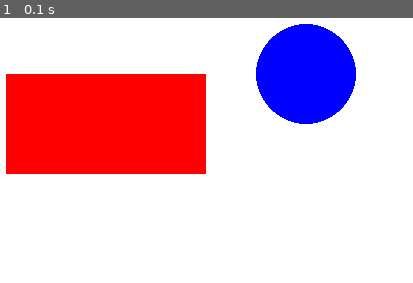
Above: before the commit, frame 1.
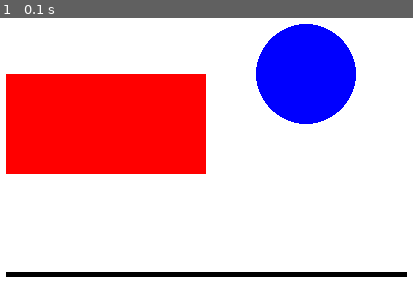
Above: after the commit, the same moment.

Repository: rootvikk/pygame-devkit
Game: pygame game, started from draw.py
Same seed, same stepped clock (60 frames per second), same inputs: the game is played once before the commit and once after it.
Inputs:
- Up to frame 1 (0.1 s): no input

The runs differ from the first frame. In frame 1, 1.8% of the frame differs, in the area x 1-99%, y 95-98%.

Commit message:
added more shapes

Diff:
--- a/draw.py
+++ b/draw.py
@@ -16,10 +16,15 @@
     screen.fill("WHITE")
 
     # -- Basic Shapes --
-    pygame.draw.rect(screen, ("RED"), (100, 100, 200, 100))
+    pygame.draw.rect(screen, "RED", (100, 100, 200, 100))
     # rect - (surface, color, (x, y, width, height))
 
-    pygame.draw.circle(screen, ("BLUE"), (400, 100), 50)
+    pygame.draw.circle(screen, "BLUE", (400, 100), 50)
+    # circle - (surface, color, (x,y), radius)
+
+    pygame.draw.line(screen, "BLACK", (100, 300), (500, 300), 5)
+    # line - (surface, color, (starting - x,y) (ending - x,y), width)
 
     pygame.display.flip()
+
 pygame.quit()
